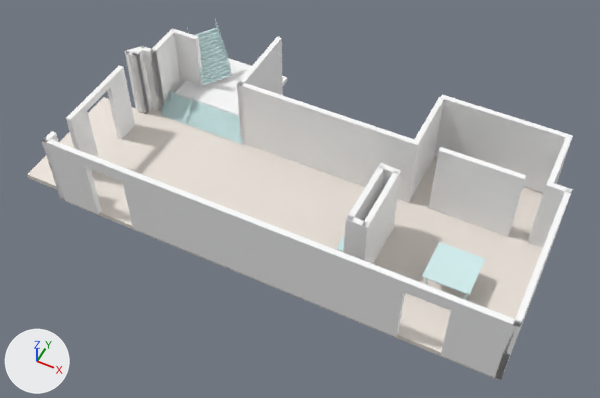
Two versions of the glTF model sixthfloor.glb, one commit apart.
Rendered twice from a camera (50 mm lens) standing at (9.64, -18.72, 21.05) and looking at (0.65, -0.74, -1.43). Arrows for +X, +Y and +Z are at lower left; the lights stay in place. The first picture is the older version. Where no turn or scale is listed for an object, it has been applied to the vertices.

Before the edit, the objects in view are built like this:
```python
ob_floor_cdfb015c_1192_4ff8_8b94_885ed0b93e95 = bpy.data.objects.new('floor_CDFB015C_1192_4FF8_8B94_885ED0B93E95', me_floor_cdfb015c_1192_4ff8_8b94_885ed0b93e95)
ob_floor_cdfb015c_1192_4ff8_8b94_885ed0b93e95.location = (0.0, 0.0, -1.91)
ob_mesh_185_001_001 = bpy.data.objects.new('Mesh_185_001.001', me_mesh_185_001_001)
ob_mesh_185_001_001.parent = ob_interiors_001
ob_mesh_185_001_001.location = (-0.0000254, -825.4, -2128.0)
ob_mesh_185_001_001.rotation_euler = (-1.571, 0.0, 0.0)  # degrees (-90, 0, 0)
ob_mesh_185_001_001.scale = (1.33, 1.07, 1.5)
ob_wall_2a47f00f_c2ef_4a73_97a1_cd1d4018cd5b = bpy.data.objects.new('wall_2A47F00F_C2EF_4A73_97A1_CD1D4018CD5B', me_wall_2a47f00f_c2ef_4a73_97a1_cd1d4018cd5b)
ob_wall_2a47f00f_c2ef_4a73_97a1_cd1d4018cd5b.location = (3.45, -1.53, -0.32)
# also in view: 'wall_32729076_4469_481A_9587_210A178E6E19' at (-7.27, -1.45, -0.32); 'Obj_Stair' at (-5.52, 3.49, 0.1); 'wall_557681BE_8C97_4F93_8CB7_FAF19025E00F' at (6.38, 1.36, -0.32); 'wall_20F40086_77F6_4B9F_B1F3_7AF162817412' at (0.63, 1.29, -0.32); 'wall_DF0DCCF5_9021_4799_A23A_B968F3F4F356.002' at (8.67, 2.62, -0.28)
```
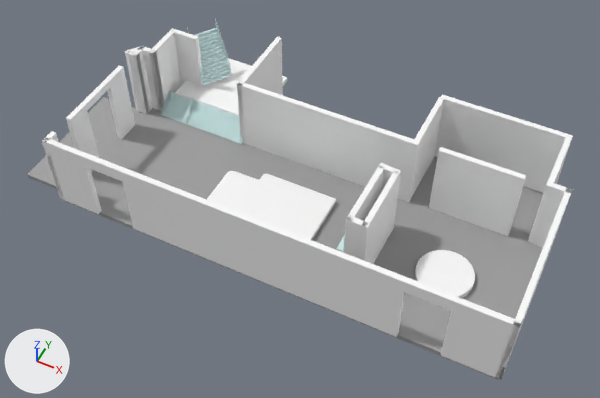
Pixel boxes (x1, y1, x2, y2) of what changed, in the pictures (600 x 398 px):
'floor_CDFB015C_1192_4FF8_8B94_885ED0B93E95', recoloured (white to grey)
    both: (27, 97, 543, 380)
'Plane', added
    after: (207, 171, 336, 240)
'Circle', added
    after: (415, 250, 475, 298)
'Mesh_185_001.001', no longer drawn (pale blue)
    before: (422, 242, 485, 300)

The edits, one by one:
Material 'Material_30' (mat_material_30) changes colour from white #efe7de to grey #a1a1a1; in linear values from (0.867, 0.8, 0.733) to (0.354, 0.354, 0.354).
Material 'Material.001' (mat_material_001) is new.
Its base color is (1.0, 1.0, 1.0) (white #ffffff).
Material 'Material' (mat_material) is new.
Its base color is (1.0, 1.0, 1.0) (white #ffffff).
Mesh me_plane is new.
It has 156 vertices, 308 faces and spans x -2.32..1.9, y -1.84..1.0, z 0.0..0.18.
It uses material mat_material_001 (white #ffffff).
Mesh me_circle_001 is new.
It has 96 vertices, 188 faces and spans x -1.0..1.0, y -1.0..1.0, z 0.0..0.23.
It uses material mat_material (white #ffffff).
Object 'Mesh_185_001.001' (ob_mesh_185_001_001) now shows nothing instead of me_mesh_185_001_001.
Object 'Mesh_185_001.001' (ob_mesh_185_001_001) moves from (-0.0000254, -825.4, -2128.0) to (0.0, -825.4, -2128.0).
Object 'Plane' (ob_plane) is new; it shows me_plane.
Its location is (-0.13, -1.02, -1.76).
Object 'Circle' (ob_circle) is new; it shows me_circle_001.
Its location is (6.47, -1.43, -1.81).
